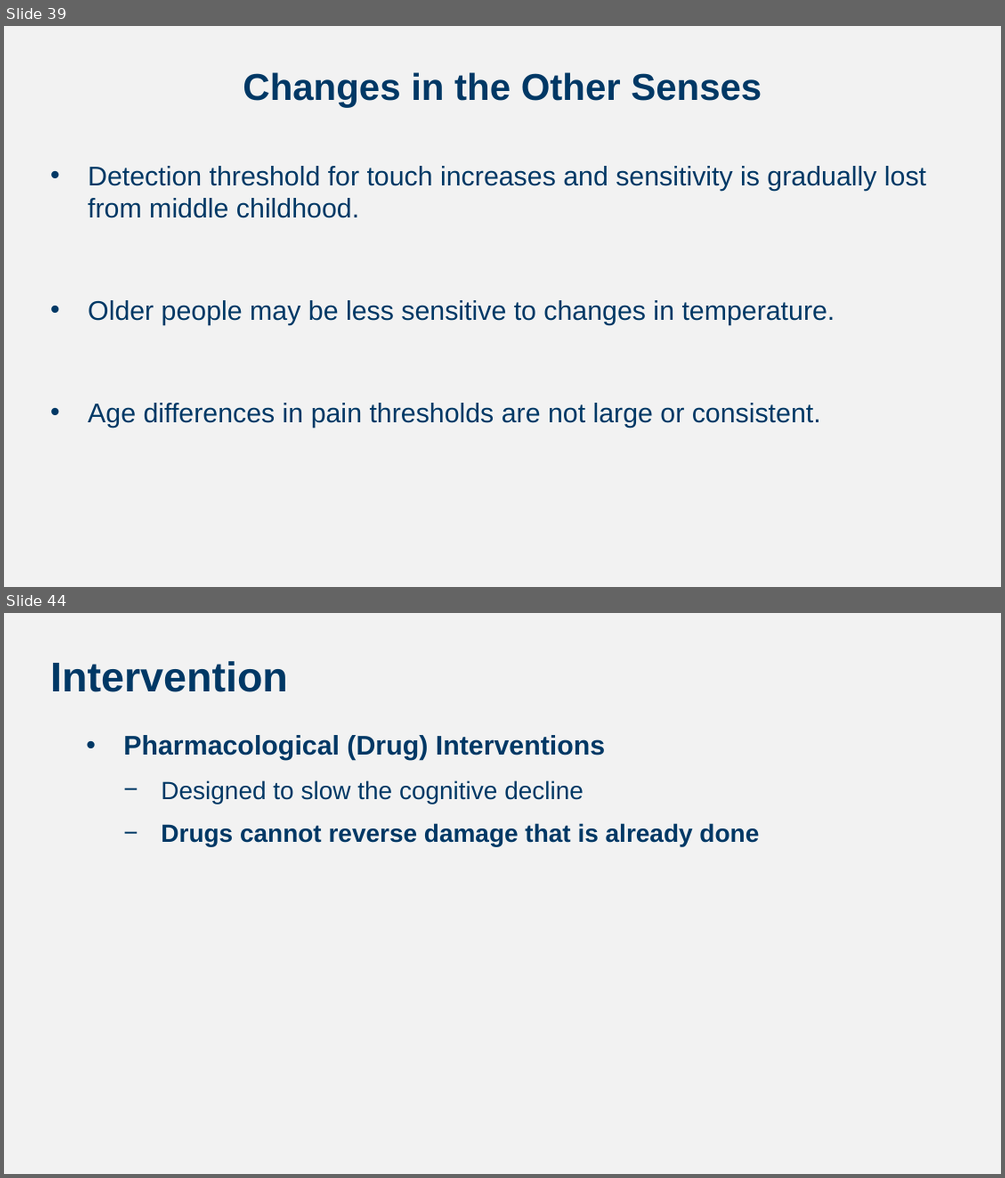
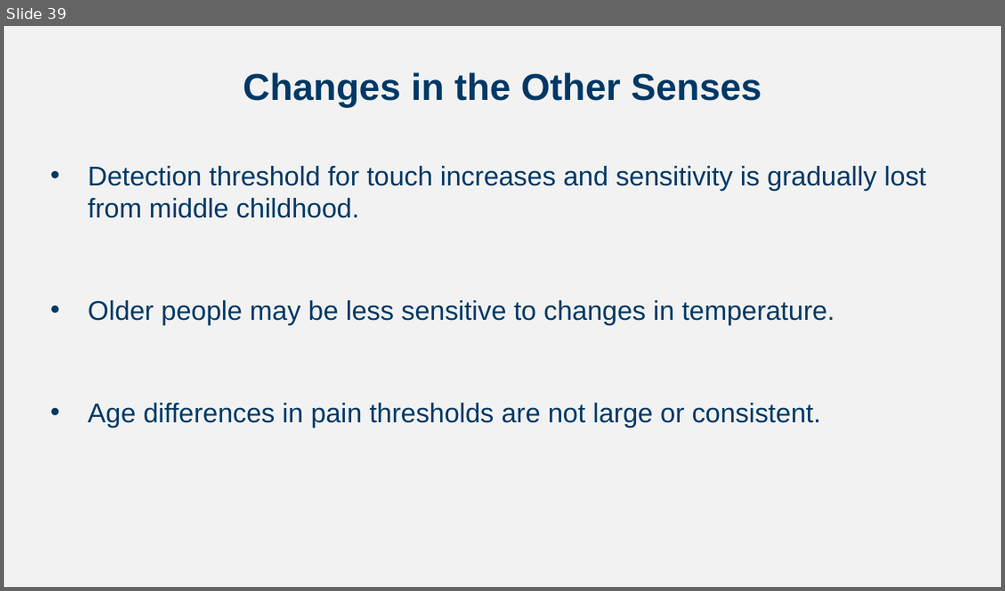
Before and after one commit to npm27/Teaching-Materials, a slide deck: Developmental Fall 24/Slides/Chapter 4.pptx. Shown one above the other, each under a label of ours: slides 39 and 44 before the commit, slide 39 after it; the slides between them are not shown. The pictures are 1005x1178 and 1005x591 pixels, drawn with LibreOffice and Linux fonts; fonts in the diff are those of the drawing. Boxes give left, top, right and bottom in pixels: in the first picture for what was removed or moved away, otherwise in the second. Text is boxed around its words. In the diff, an @@ line names an element or a change of style, - is before the commit and + after.

```diff
--- a/Developmental Fall 24/Slides/Chapter 4.pptx
+++ b/Developmental Fall 24/Slides/Chapter 4.pptx
@@ slide 44 removed at (4, 613, 1001, 1174), background #F2F2F2 @@
@@ title removed at (50, 661, 288, 692) @@
-Intervention
@@ text removed at (123, 735, 759, 847) @@
-• Pharmacological (Drug) Interventions
-  − Designed to slow the cognitive decline
-  − Drugs cannot reverse damage that is already done
```
Also in this commit, not shown: 1 slide changed, 5 other slides removed, 7 other files.
